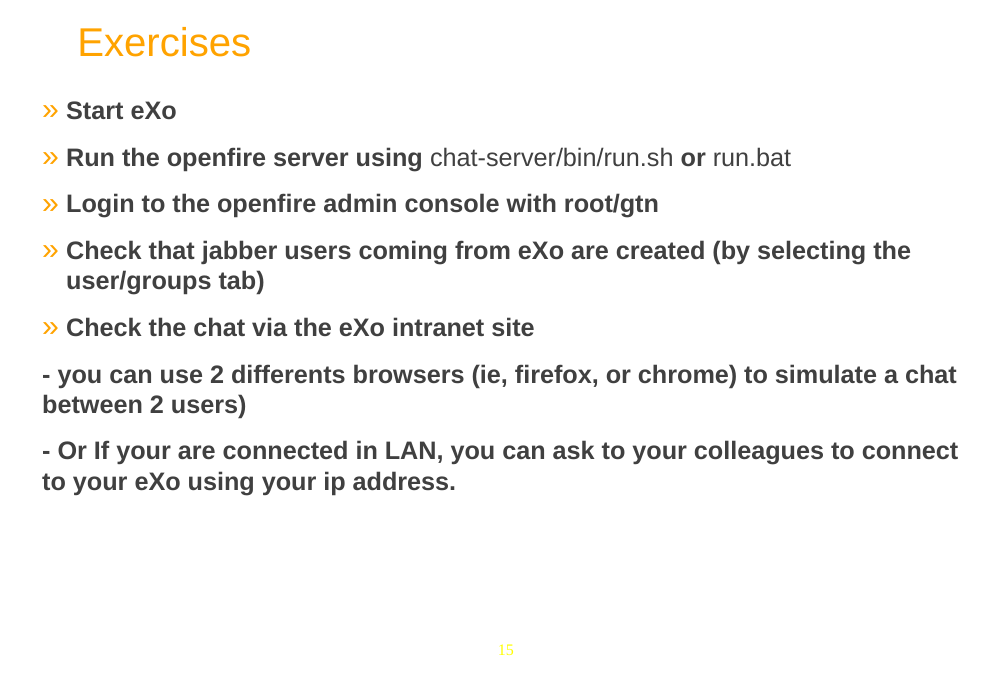
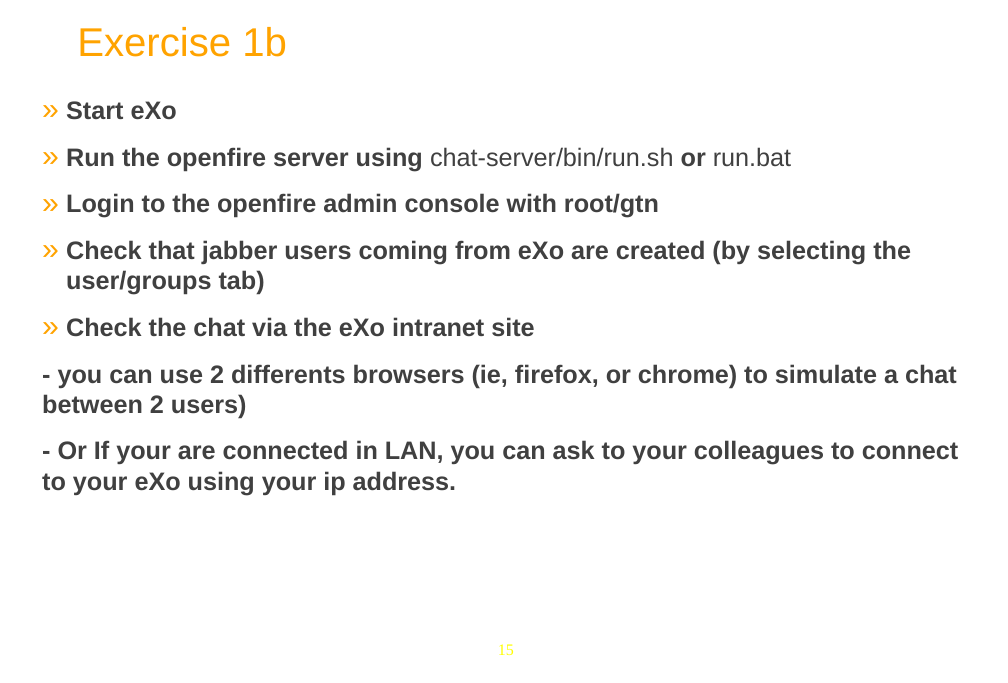
Before and after one commit to anhvurz90/training, a slide deck: slide 15 of exo-sysAdmin/990-Chat-Server-XSys.pptx. Drawn at 1008x683 pixels with LibreOffice and Linux fonts; fonts in the diff are those of the drawing; background and template pictures are left out. Boxes give left, top, right and bottom in pixels: in the first picture for what was removed or moved away, otherwise in the second. Text is boxed around its words. In the diff, an @@ line names an element or a change of style, - is before the commit and + after.

```diff
--- a/exo-sysAdmin/990-Chat-Server-XSys.pptx
+++ b/exo-sysAdmin/990-Chat-Server-XSys.pptx
@@ title at (x1=77, y1=27, x2=287, y2=57): text changed @@
-  Exercises
+  Exercise 1b
```
Also in this commit, not shown: 1 other slide changed, 4 other files.
